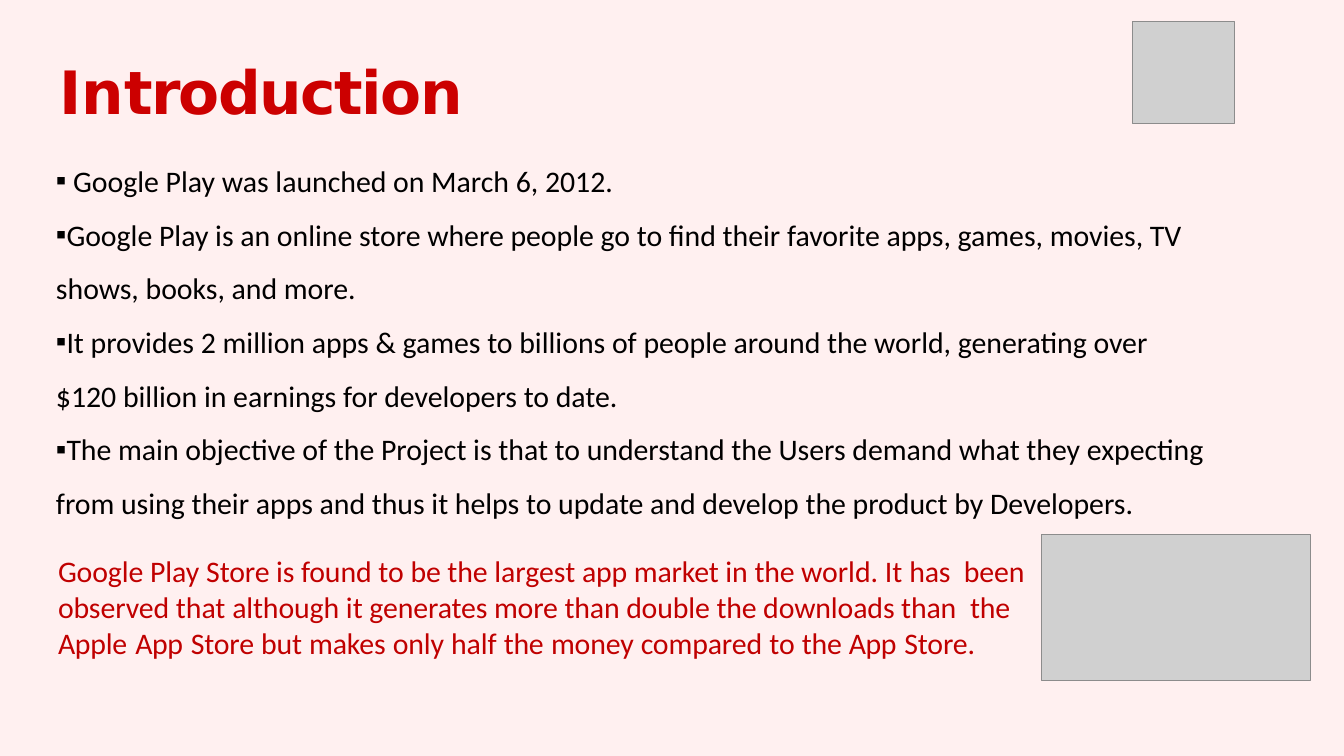
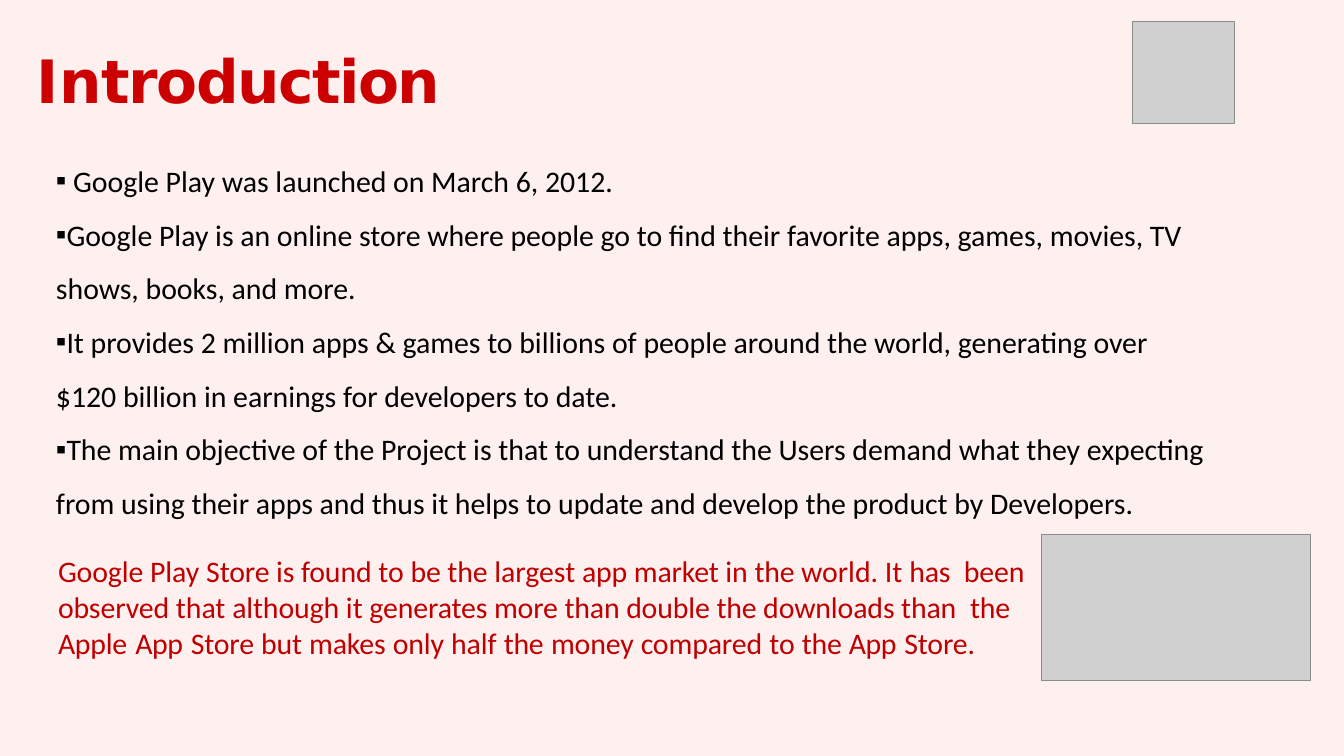
Before and after one commit to akriti0998/Play-store-data-analysis-, a slide deck: slide 4 of work of EDA Presentation.pptx (slide 5 before the commit). Drawn at 1344x756 pixels with LibreOffice and Linux fonts; fonts in the diff are those of the drawing; grey boxes stand for pictures; background and template pictures are left out. Boxes give left, top, right and bottom in pixels: in the first picture for what was removed or moved away, otherwise in the second. Text is boxed around its words. In the diff, an @@ line names an element or a change of style, - is before the commit and + after.

```diff
--- a/work of EDA Presentation.pptx
+++ b/work of EDA Presentation.pptx
@@ title "Introduction" moved from (x1=59, y1=68, x2=462, y2=115) to (x1=37, y1=57, x2=440, y2=104) @@
```
Also in this commit, not shown: 11 other slides changed, 18 slides added, 1 slide removed.
